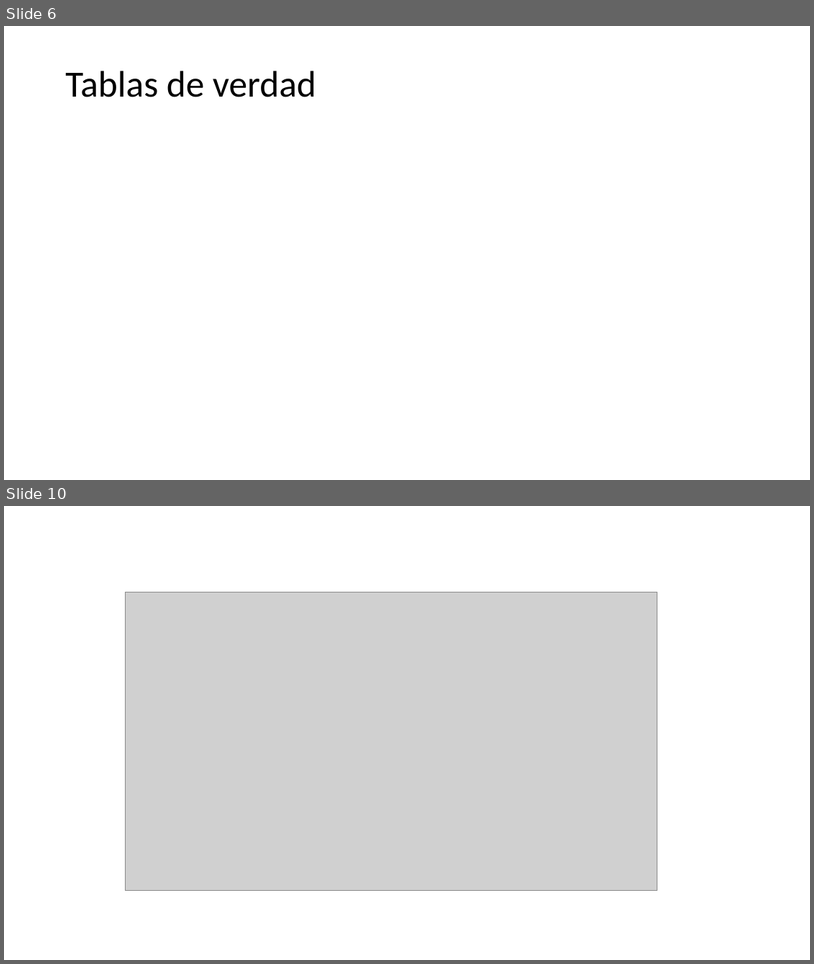
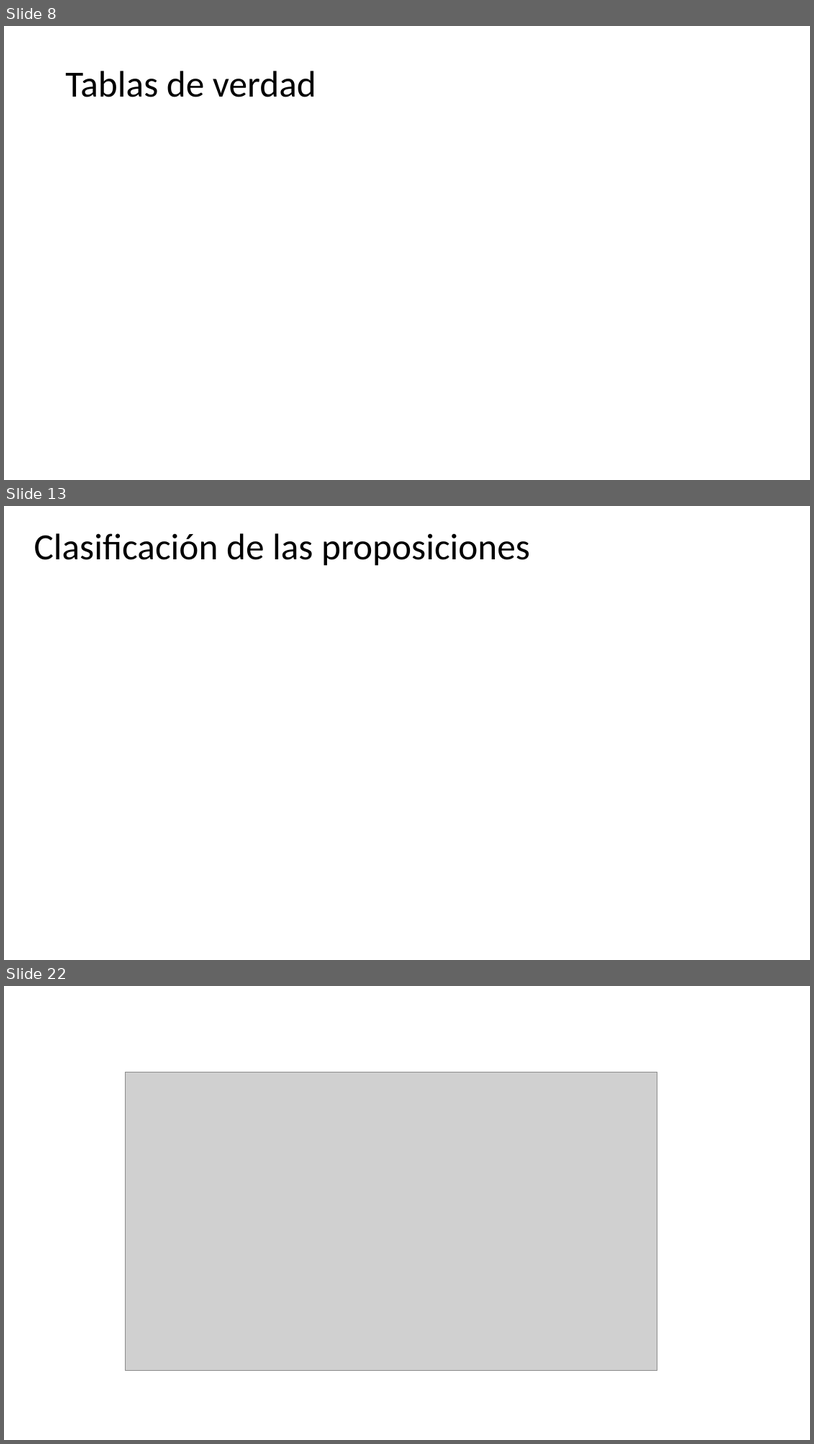
Before and after one commit to discretas1-udea/apuntes_clases_2026-2, a slide deck: clase-04/apuntes_clase4.pptx. Shown one above the other, each under a label of ours: slides 6 and 10 before the commit, slides 8, 13 and 22 after it; the slides between them are not shown. The pictures are 814x964 and 814x1444 pixels, drawn with LibreOffice and Linux fonts; fonts in the diff are those of the drawing; grey boxes stand for pictures. Boxes give left, top, right and bottom in pixels: in the first picture for what was removed or moved away, otherwise in the second. Text is boxed around its words. In the diff, an @@ line names an element or a change of style, - is before the commit and + after.

```diff
--- a/clase-04/apuntes_clase4.pptx
+++ b/clase-04/apuntes_clase4.pptx
@@ slide 13 added at box(4, 506, 810, 960), background #FFFFFF @@
@@ title added at box(34, 533, 530, 566), 44 pt, text #000000 @@
+Clasificación de las proposiciones
@@ what was slide 6 is now slide 8 @@
@@ what was slide 10 is now slide 22 @@
```
Also in this commit, not shown: 8 slides changed, 11 other slides added, 3 other files.
